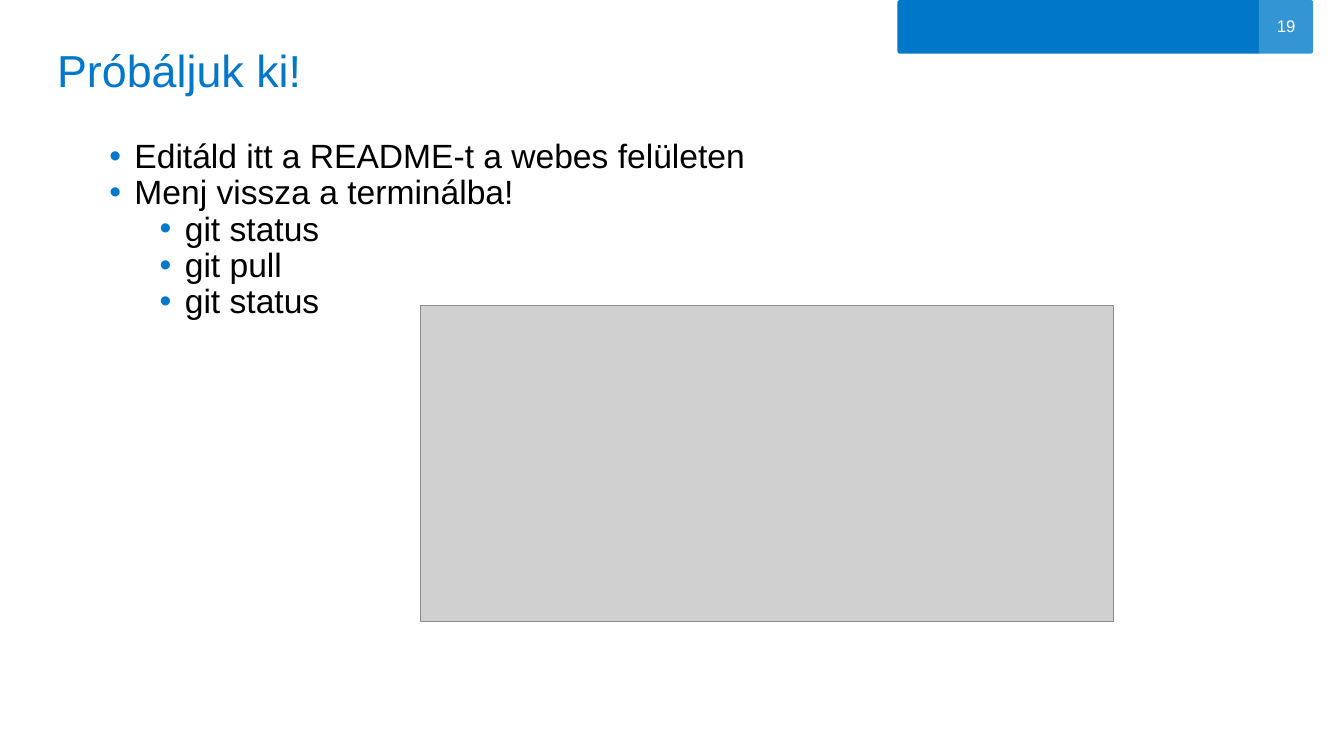
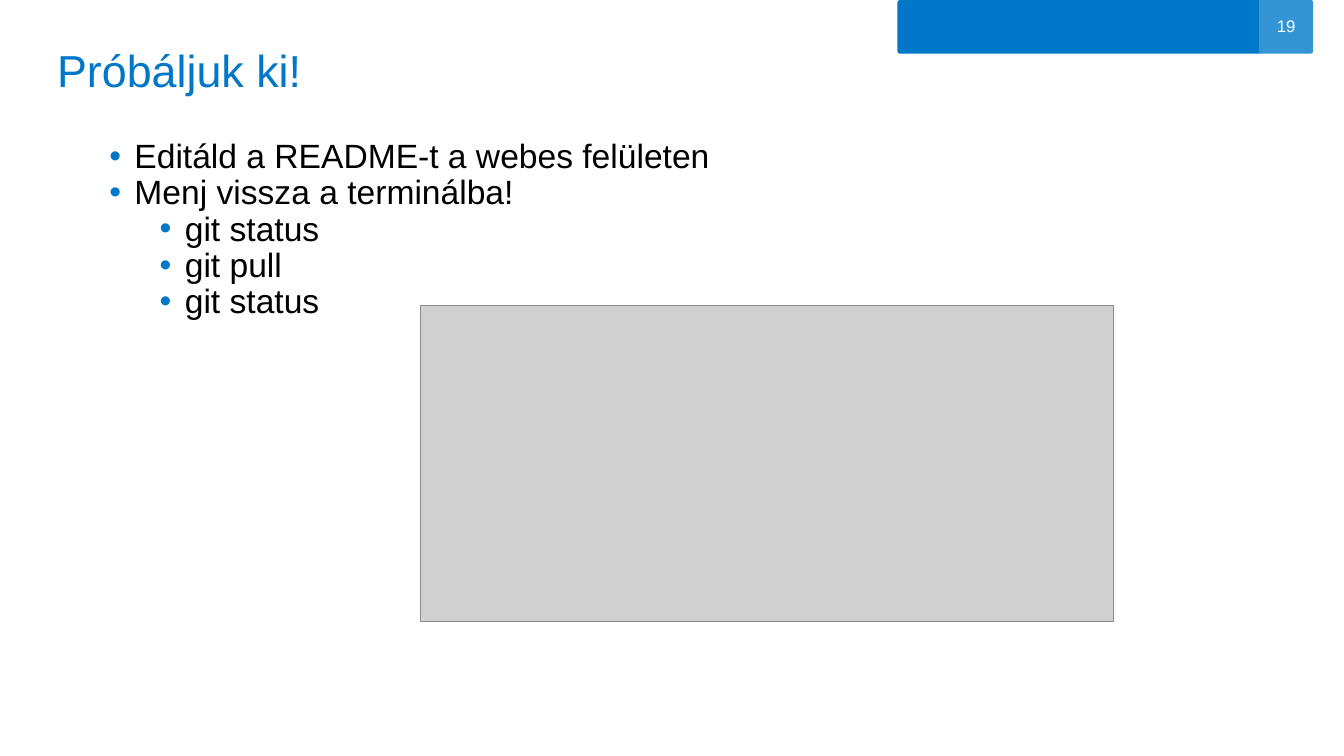
Before and after one commit to oerika1988/aegon-git-tutorial, a slide deck: slide 19 of GIT.pptx. Drawn at 1344x756 pixels with LibreOffice and Linux fonts; fonts in the diff are those of the drawing; grey boxes stand for pictures; background and template pictures are left out. Boxes give left, top, right and bottom in pixels: in the first picture for what was removed or moved away, otherwise in the second. Text is boxed around its words. In the diff, an @@ line names an element or a change of style, - is before the commit and + after.

```diff
--- a/GIT.pptx
+++ b/GIT.pptx
@@ text at <box>134,143,709,169</box>: text changed @@
-• Editáld itt a README‑t a webes felületen
+• Editáld a README‑t a webes felületen
```
Also in this commit, not shown: 8 other slides changed.
